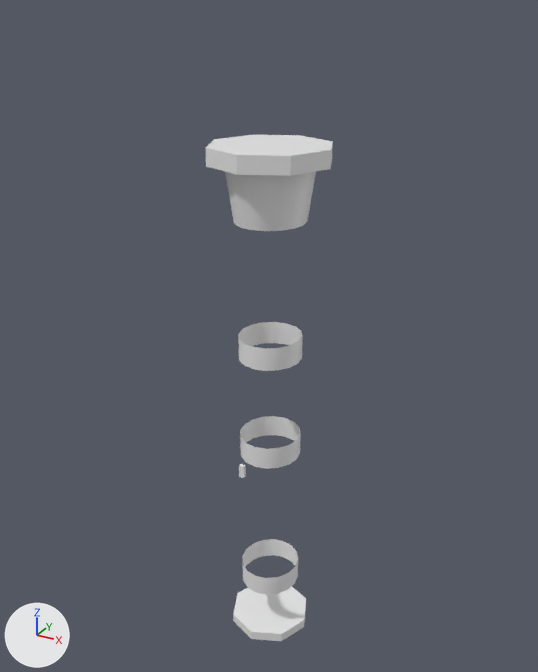
Two versions of the OBJ model WF_BlenderExport/AT4/mesh_3.obj, one commit apart.
Both versions are drawn from a 50 mm lens placed at (42.5, -63.2, 57.1), pointed at (-1.3, 16.4, 17.3). Every picture has the same lights, and +X, +Y and +Z are marked at lower left. The picture after the commit comes second. Where no turn or scale is listed for an object, it has been applied to the vertices.
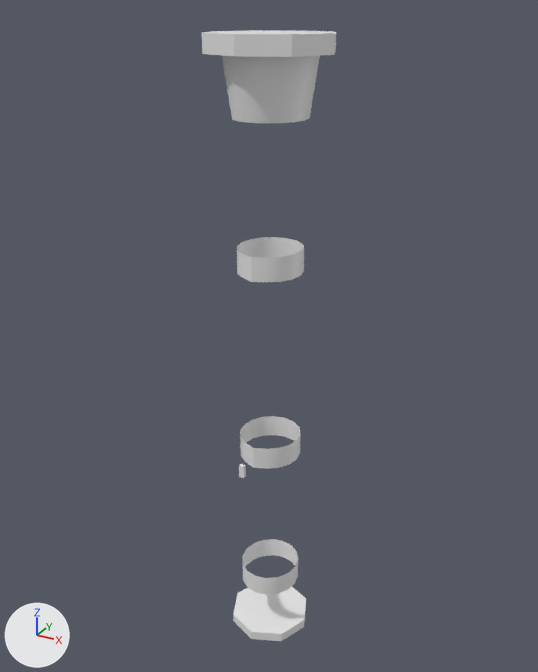
Changed parts and their boxes [x1, y1, x2, y2] in the pictures (538 x 672 px; the box of a moved part takes in the faces that stretch with it):
```json
{"object": "Cylinder.008", "change": "reshaped", "before": [205, 135, 333, 641], "after": [202, 30, 336, 641], "on screen": "21% taller"}
{"part": 1, "of": "me_cylinder_008", "change": "moved or reshaped", "before": [205, 135, 333, 176], "after": [202, 30, 336, 57]}
{"part": 2, "of": "me_cylinder_008", "change": "moved or reshaped", "before": [225, 172, 316, 231], "after": [222, 56, 320, 123]}
{"part": 3, "of": "me_cylinder_008", "change": "moved or reshaped", "before": [244, 344, 266, 371], "after": [243, 254, 266, 282]}
{"part": 4, "of": "me_cylinder_008", "change": "moved or reshaped", "before": [238, 322, 303, 371], "after": [237, 237, 304, 282]}
```

Edits to the scene script, one JSON object a line:
```json
{"block": "me_cylinder_008", "where": "# used by ob_cylinder_008; location = (0.0, 0.0, 0.0)"}
{"op": "remove", "block": "me_cylinder_008", "code": "me_cylinder_008.from_pydata(...)  # 200 vertices, 268 faces; spans x -7.9..7.6, y 7.0..22.5, z -29.6..42.6"}
{"op": "add", "block": "me_cylinder_008", "code": "me_cylinder_008.from_pydata(...)  # 200 vertices, 268 faces; spans x -7.9..7.6, y 7.0..22.5, z -29.6..54.7"}
{"block": "me_cylinder_008", "change": "me_cylinder_008 part 1: the loose piece of 16 vertices spanning x -7.9..7.6, y 7.0..22.5, z 40.4..42.6 is moved by (0.0, 0.0, 12.1)"}
{"block": "me_cylinder_008", "change": "me_cylinder_008 part 2: the loose piece of 32 vertices spanning x -5.6..5.4, y 8.9..20.6, z 33.4..40.6 is moved by (0.0, 0.0, 12.1)"}
{"block": "me_cylinder_008", "change": "me_cylinder_008 part 3: all 2 vertices in x -0.1, y 10.4, z 15.2..18.4 are moved by (0.0, -0.3, 11.8)"}
{"block": "me_cylinder_008", "change": "me_cylinder_008 part 4: all 30 vertices in x -4.3..4.0, y 10.7..19.1, z 15.2..18.4 are moved by (0.0, 0.0, 11.8)"}
{"block": "me_cylinder_008", "change": "other edits to the shape of me_cylinder_008 do not show in these pictures"}
```
